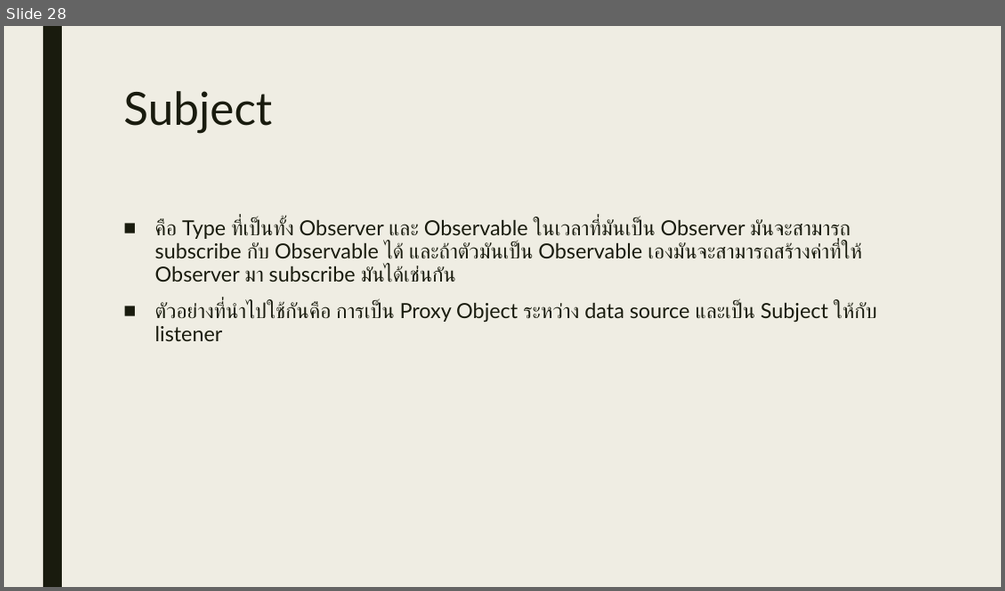
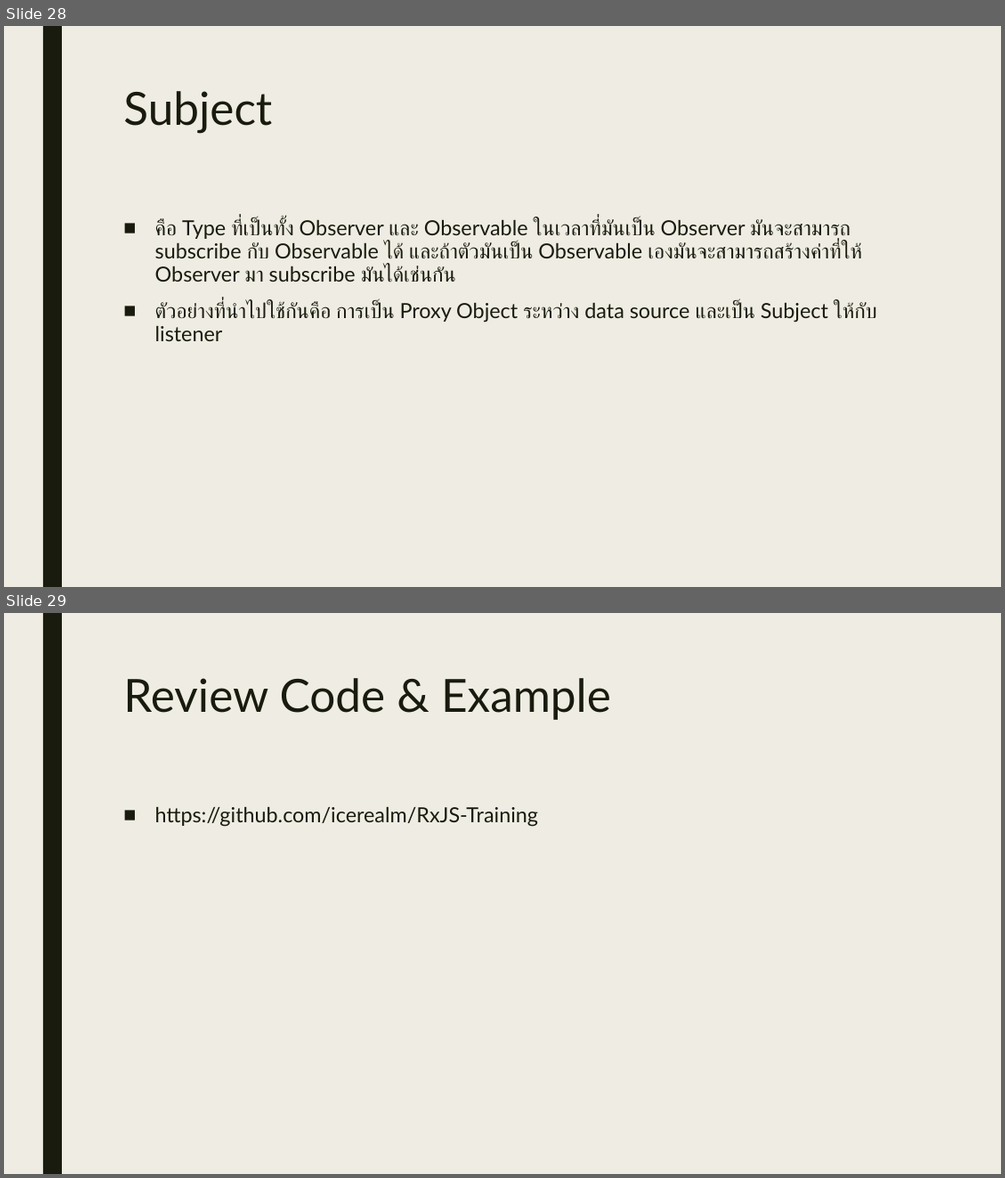
Before and after one commit to icerealm/RxJS-Training, a slide deck: RxJS.pptx. Shown one above the other, each under a label of ours: slide 28 before the commit, slides 28 and 29 after it. The pictures are 1005x591 and 1005x1178 pixels, drawn with LibreOffice and Linux fonts; fonts in the diff are those of the drawing. Boxes give left, top, right and bottom in pixels: in the first picture for what was removed or moved away, otherwise in the second. Text is boxed around its words. In the diff, an @@ line names an element or a change of style, - is before the commit and + after.

```diff
--- a/RxJS.pptx
+++ b/RxJS.pptx
@@ slide 29 added at (x1=4, y1=613, x2=1001, y2=1174), background #EFEDE3; not listed: 1 template element that a slide beside it also shows @@
@@ title added at (x1=123, y1=678, x2=611, y2=720), 44 pt, text #191B0E @@
+Review Code & Example
@@ text added at (x1=155, y1=806, x2=538, y2=827), 20 pt, text #191B0E @@
+■ https://github.com/icerealm/RxJS-Training
```
Also in this commit, not shown: 1 other slide added.
